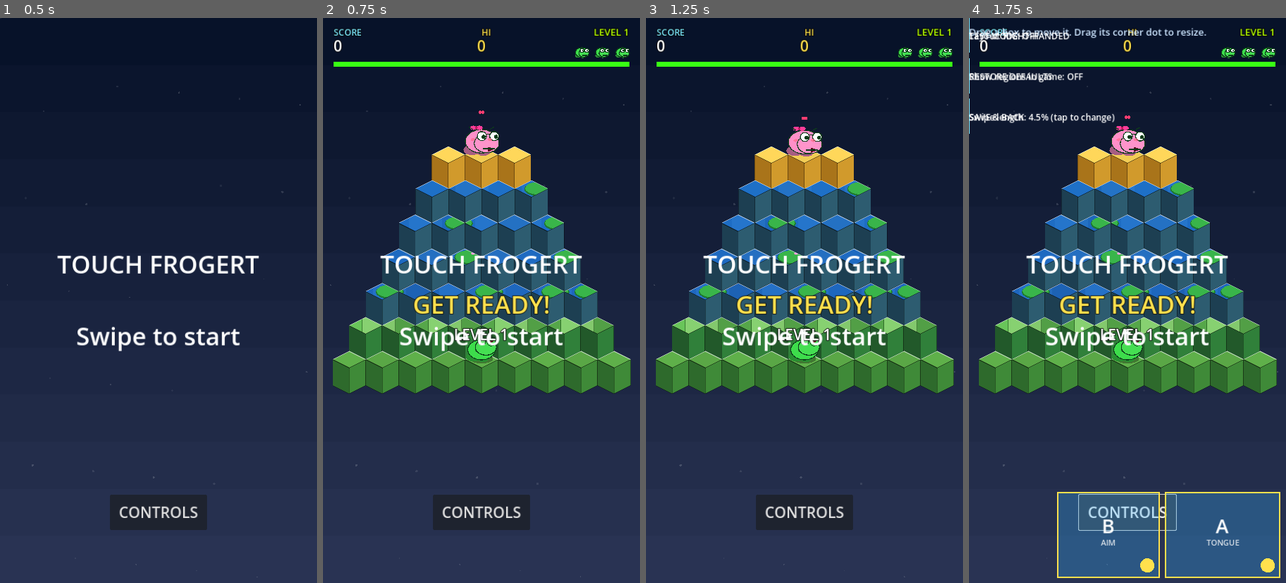
Above: before the commit, frames 1-4 (left to right).
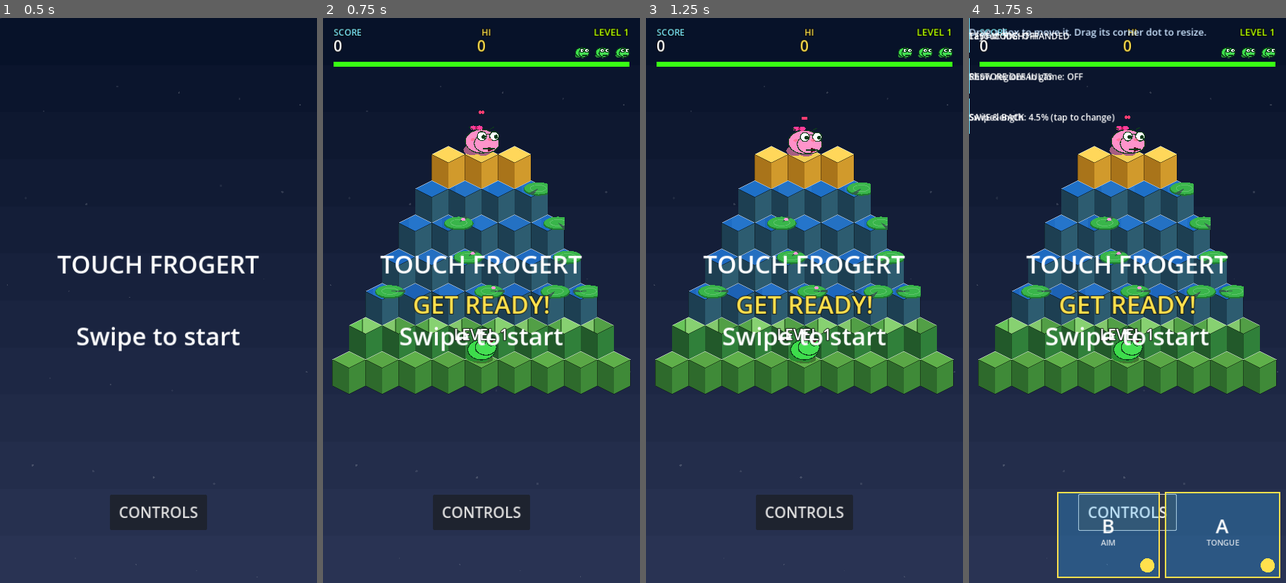
Above: after the commit, the same moments.

Repository: mrmundysr-sudo/Touch_Frogert
Game: Godot game, scene res://main.tscn
Same seed, same stepped clock (60 frames per second), same inputs: the game is played once before the commit and once after it.
Inputs (mouse positions are in pixels of both pictures, inside the frame that each line leads up to):
- Up to frame 1 (0.5 s): no input
- Up to frame 2 (0.75 s): tap Enter at 0.5 s; move the mouse to (551, 272) at 0.52 s; hold Right from 0.53 s (still down); tap J at 0.6 s; click (551, 272) at 0.67 s
- Up to frame 3 (1.25 s): keep holding Right; tap Space at 0.77, 1.07 s; tap Shift at 0.8 s
- Up to frame 4 (1.75 s): release Right at 1.25 s; click "CONTROLS" at 1.25 s

Frame 1 is identical in both runs. In frame 2, 1.6% of the frame differs, in the area x 2-98%, y 22-67%; in frame 3, 1.6%; in frame 4, 1.6%.

Commit message:
Render prototype: whole-object pad overlay on stationary cubes, retained static cube layer, optional water bridge/film/bake flags, perf counters, visual-vs-collision consistency checker, ride/edge demo scenarios
Co-Authored-By: Claude Sonnet 5.5 <noreply@anthropic.com>
Claude-Session: https://claude.ai/code/session_01QMpCngC1dE9SoGKSci5fmG

Diff:
--- a/main.gd
+++ b/main.gd
@@ -57,6 +57,14 @@
 	var args := OS.get_cmdline_user_args()
 	if "--level" in args:
 		start_level_arg = int(args[args.find("--level") + 1])
+	if "--pad-mode" in args:
+		view.pad_mode = str(args[args.find("--pad-mode") + 1])
+	if "--bridge" in args:
+		view.water_bridge = true
+	if "--bake" in args:
+		view.bake_static = true
+	if "--no-cache" in args:
+		view.cache_static = false
 	if "--sprites" in args:
 		view.show_sprites = true
 	if "--labels" in args:
@@ -64,6 +72,11 @@
 		view.show_row_numbers = true
 	if "--demo" in args:
 		demo = DemoLevel.new()
+		var di := args.find("--demo")
+		if di + 1 < args.size() and not str(args[di + 1]).begins_with("--"):
+			match str(args[di + 1]):
+				"ride": demo.steps = DemoLevel.SCRIPT_RIDE
+				"edge": demo.steps = DemoLevel.SCRIPT_EDGE
 		new_game(DemoLevel.make())
 	elif "--autoplay" in args:
 		autoplay = true
@@ -141,6 +154,10 @@
 			break
 	view.update(delta)
 
+func _exit_tree() -> void:
+	if "--perf" in OS.get_cmdline_user_args() and view != null:
+		print("PERF[", view.pad_mode, "/", "cache" if view.cache_static else "nocache", "] ", view.perf_report())
+
 func _handle_events() -> void:
 	for ev in sim.events:
 		view.on_event(ev)
--- a/src/sim/demo_level.gd
+++ b/src/sim/demo_level.gd
@@ -35,8 +35,17 @@
 	["climb"], ["wait", 0.3], ["climb"], ["wait", 0.3], ["climb"], ["wait", 0.3],
 	["climb"], ["wait", 0.3], ["climb"], ["wait", 2.4],
 ]
+## Ride a lily pad across several cube seams (hop onto a river row, then stand still).
+const SCRIPT_RIDE := [
+	["wait", 1.0], ["climb"], ["wait", 0.5], ["climb"], ["wait", 4.5], ["climb"], ["wait", 3.0],
+]
+## Get carried off the pyramid edge by a conveyor and fall.
+const SCRIPT_EDGE := [
+	["wait", 1.0], ["climb"], ["wait", 9.0],
+]
 const CAPTIONS := {"up": "SWIPE UP  =  hop up-right", "right": "SWIPE RIGHT  =  hop down-right", "down": "SWIPE DOWN  =  hop down-left", "left": "SWIPE LEFT  =  hop up-left"}
 
+var steps: Array = SCRIPT
 var caption := ""
 var caption_dir := Vector2i.ZERO
 var caption_t := 0.0
@@ -62,9 +71,9 @@
 		var v: float = sim.board.speed[sim.frog_r]
 		caption = "RIDING THE CONVEYOR  %s" % ("-->" if v > 0.0 else "<--")
 		caption_dir = Vector2i(1 if v > 0.0 else -1, 0)
-	if sim.mode != sim.Mode.PLAY or idx >= SCRIPT.size():
+	if sim.mode != sim.Mode.PLAY or idx >= steps.size():
 		return
-	var step_: Array = SCRIPT[idx]
+	var step_: Array = steps[idx]
 	if step_[0] == "wait":
 		wait_left += 1.0 / 60.0
 		if wait_left >= float(step_[1]):
--- a/src/view/art.gd
+++ b/src/view/art.gd
@@ -247,8 +247,8 @@
 static func pad_on_top(ci: CanvasItem, c: Vector2, W: float, k: int, wobble: float, time: float, sink: bool) -> void:
 	var off := Vector2(sin(time * 30.0) * wobble * 2.5, 0.0)
 	var q := c + off + Vector2(0, -1)
-	var rx := W * 0.38
-	var ry := W * 0.17
+	var rx := W * 0.45          # pad width: 90% of its conveyor slot, so pads stay distinct yet "on the pad" ~= "inside the slot"
+	var ry := W * 0.2
 	ell(ci, q + Vector2(0, 2), rx, ry, C_PAD_D, 20)
 	ell(ci, q, rx * 0.94, ry * 0.9, C_PAD if not sink else Color("2fa26b"), 20)
 	var ang := float((k * 37) % 6) * 1.0472
--- a/src/view/game_view.gd
+++ b/src/view/game_view.gd
@@ -28,13 +28,37 @@
 var font: Font
 var row_ctls: Array = []
 var overlay: Node2D
+var cubes_layer: Node2D
+var surface_layer: Node2D
+var rims_layer: Node2D
 var built_rows := -1
-
+var static_key := ""
+var dia_cache := {}
+## render prototype switches:  pad_mode = clip (old: pads cut into cube tops) | whole (full objects) | film (whole + water film under)
+var pad_mode := "whole"
+var water_bridge := false
+var cache_static := true
+var bake_static := false           # render the stationary cubes/rims ONCE into textures (one quad each per frame)
+var bake_vps: Array = []
+var bake_sprites: Array = []
+var perf := {"surf": 0, "obj": 0, "ovl": 0, "cubes": 0, "frames": 0, "clips": 0}
+
+## Per-row control: draws the objects riding that row (pads, stone blocks, flies), clipped to the row's extent.
 class RowCtl extends Control:
 	var gv
 	var r := 0
 	func _draw() -> void:
-		gv.draw_row(self, r)
+		gv.draw_objects(self, r)
+
+## Whole-pyramid layers. "cubes" and "rims" are STATIC (retained: drawn once, redrawn only on layout/level change).
+class LayerNode extends Node2D:
+	var gv
+	var which := ""
+	func _draw() -> void:
+		match which:
+			"cubes": gv.draw_cubes(self)
+			"surface": gv.draw_surfaces(self)
+			"rims": gv.draw_rims(self)
 
 class Overlay extends Node2D:
 	var gv
@@ -52,8 +76,23 @@
 	for c in row_ctls:
 		c.queue_free()
 	row_ctls.clear()
-	if overlay.get_parent() != null:
-		remove_child(overlay)
+	for nd in [cubes_layer, surface_layer, rims_layer, overlay] + bake_sprites:
+		if nd != null and nd.get_parent() != null:
+			remove_child(nd)
+	if cubes_layer == null:
+		cubes_layer = LayerNode.new(); cubes_layer.gv = self; cubes_layer.which = "cubes"
+		surface_layer = LayerNode.new(); surface_layer.gv = self; surface_layer.which = "surface"
+		rims_layer = LayerNode.new(); rims_layer.gv = self; rims_layer.which = "rims"
+	# paint order: all cube bodies, then the moving surface, then cube rims, then objects riding the rows, then the frog/HUD overlay
+	if bake_static:
+		_make_baked()
+		add_child(bake_sprites[0])
+		add_child(surface_layer)
+		add_child(bake_sprites[1])
+	else:
+		add_child(cubes_layer)
+		add_child(surface_layer)
+		add_child(rims_layer)
 	for r in sim.board.n:
 		var c := RowCtl.new()
 		c.gv = self
@@ -64,6 +103,24 @@
 		row_ctls.append(c)
 	add_child(overlay)
 	built_rows = sim.board.n
+	static_key = ""
+
+func _make_baked() -> void:
+	if not bake_vps.is_empty():
+		return
+	for i in 2:
+		var vp := SubViewport.new()
+		vp.transparent_bg = true
+		vp.disable_3d = true
+		vp.render_target_update_mode = SubViewport.UPDATE_ONCE
+		var layer: Node2D = cubes_layer if i == 0 else rims_layer
+		vp.add_child(layer)
+		add_child(vp)
+		var sp := Sprite2D.new()
+		sp.centered = false
+		sp.texture = vp.get_texture()
+		bake_vps.append(vp)
+		bake_sprites.append(sp)
 
 func layout() -> void:
 	vsize = get_viewport_rect().size
@@ -76,6 +133,16 @@
 	y_top = 150.0 + above + maxf(0.0, (vsize.y - 150.0 - above - 260.0 - total) * 0.35)
 	cx = vsize.x * 0.5
 	_ensure_rows()
+	var key := "%d|%.2f|%.1f|%.1f|%s|%s" % [n, W, cx, y_top, str(sim.level.get("seed", 0)), str(sim.level.get("attempt", 0))]
+	if key != static_key:
+		static_key = key
+		dia_cache.clear()
+		cubes_layer.queue_redraw()
+		rims_layer.queue_redraw()
+		if bake_static:
+			for vp in bake_vps:
+				vp.size = Vector2i(int(vsize.x), int(vsize.y))
+				vp.render_target_update_mode = SubViewport.UPDATE_ONCE
 	for r in n:
 		var c: Control = row_ctls[r]
 		var w := float(sim.board.w[r])
@@ -146,7 +213,12 @@
 		position = Vector2(randf_range(-1, 1), randf_range(-1, 1)) * shake * 14.0 if shake > 0.0 else Vector2.ZERO
 		for c in row_ctls:
 			c.queue_redraw()
+		surface_layer.queue_redraw()
 		overlay.queue_redraw()
+		if not cache_static:
+			cubes_layer.queue_redraw()
+			rims_layer.queue_redraw()
+		perf["frames"] += 1
 	queue_redraw()
 
 # ------------------------------------------------------------------ drawing: backdrop (this node)
@@ -187,7 +259,7 @@
 
 ## Fill `poly` (a convex region in row-local px) clipped to the moving surface's cube tops.
 ## `dia` = cached diamond polygons per cube. Returns the clipped pieces so callers can add shading.
-func _fill_on_tops(ci: Control, dia: Array, poly: PackedVector2Array, xa: float, xb: float, col: Color, w: int) -> Array:
+func _fill_on_tops(ci: CanvasItem, dia: Array, poly: PackedVector2Array, xa: float, xb: float, col: Color, w: int) -> Array:
 	var pieces: Array = []
 	var c0 := maxi(0, int(floor(xa)))
 	var c1 := mini(w - 1, int(floor(xb - 0.0001)))
@@ -210,30 +282,59 @@
 		pts.append(c + Vector2(cos(a) * rx, sin(a) * ry))
 	return pts
 
-func draw_row(ci: Control, r: int) -> void:
+func _kind(r: int) -> String:
 	var b := sim.board
-	var w: int = b.w[r]
-	var is_start := r == b.n - 1
-	var is_top := r == 0
-	var kind: String = "start" if is_start else ("summit" if is_top else String(sim.level["rows"][r].get("kind", "ground")))
-	var pal := _palette(r, kind)
-	var org := ci.position
-	var y0 := y_top + r * P - org.y                     # local y of this row's top-face centres
+	if r == b.n - 1:
+		return "start"
+	if r == 0:
+		return "summit"
+	return String(sim.level["rows"][r].get("kind", "ground"))
+
+func _dia(w: int) -> Array:
+	if dia_cache.has(w):
+		return dia_cache[w]
 	var qb := W * 0.25
-	var moving: bool = not (is_start or is_top)
-	# ---- 1. permanent structure: fixed cubes (never move, never wrap)
-	var dia: Array = []
+	var out: Array = []
 	for c in w:
-		var cc := Vector2((float(c) + 0.5) * W, y0)
-		var shade := 1.0 if (c % 2 == 0) else 0.95
-		Art.cube(ci, cc, W, Hs, (pal[0] as Color) * Color(shade, shade, shade, 1.0), pal[1], pal[2])
-		dia.append(PackedVector2Array([cc + Vector2(0, -qb), cc + Vector2(W * 0.5, 0), cc + Vector2(0, qb), cc + Vector2(-W * 0.5, 0)]))
-	# ---- 2. moving playable surface, flush with the cube tops and clipped to them
-	var raw := b.raw(r, sim.t)
-	var objs: Array = []
-	if moving:
+		var cc := Vector2((float(c) + 0.5) * W, 0.0)
+		out.append(PackedVector2Array([cc + Vector2(0, -qb), cc + Vector2(W * 0.5, 0), cc + Vector2(0, qb), cc + Vector2(-W * 0.5, 0)]))
+	dia_cache[w] = out
+	return out
+
+## STATIC: the permanent pyramid bodies (never move, never wrap). Retained: redrawn only on layout/level change.
+func draw_cubes(ci: Node2D) -> void:
+	var t0 := Time.get_ticks_usec()
+	var b := sim.board
+	for r in b.n:
+		var w: int = b.w[r]
+		var pal := _palette(r, _kind(r))
+		var ox := cx - float(w) * W * 0.5
+		for c in w:
+			var shade := 1.0 if (c % 2 == 0) else 0.95
+			Art.cube(ci, Vector2(ox + (float(c) + 0.5) * W, y_top + r * P), W, Hs, (pal[0] as Color) * Color(shade, shade, shade, 1.0), pal[1], pal[2])
+	perf["cubes"] += Time.get_ticks_usec() - t0
+
+func draw_rims(ci: Node2D) -> void:
+	var b := sim.board
+	for r in b.n:
+		var w: int = b.w[r]
+		var ox := cx - float(w) * W * 0.5
+		for c in w:
+			Art.cube_rim(ci, Vector2(ox + (float(c) + 0.5) * W, y_top + r * P), W)
+
+## DYNAMIC: the moving surface texture (water gaps, ripples, ground stripes), clipped to the fixed cube tops.
+func draw_surfaces(ci: Node2D) -> void:
+	var t0 := Time.get_ticks_usec()
+	var b := sim.board
+	var qb := W * 0.25
+	for r in range(1, b.n - 1):
+		var w: int = b.w[r]
+		var kind := _kind(r)
+		var river := kind == "river"
+		var dia := _dia(w)
+		ci.draw_set_transform(Vector2(cx - float(w) * W * 0.5, y_top + r * P), 0.0, Vector2.ONE)
+		var raw := b.raw(r, sim.t)
 		var Lr: int = b.L[r]
-		var river := kind == "river"
 		for k in Lr:
 			var xl := fposmod(float(k) + 0.5 + raw, float(Lr))
 			if xl < -0.5 or xl > float(w) + 0.5:
@@ -242,74 +343,102 @@
 			var xb := minf(xl + 0.5, float(w))
 			if xb - xa < 0.01:
 				continue
-			var base: int = b.slots[r][k]
 			var cont := b.content(r, k, sim.t)
-			var slab := _slab_poly(xa, xb, y0)
+			var slab := _slab_poly(xa, xb, 0.0)
 			if river:
-				# whole row is a pool; the surface layer is a scrolling ripple band + floating pads
 				if k % 2 == 0:
 					_fill_on_tops(ci, dia, slab, xa, xb, Color(WATER_RIP.r, WATER_RIP.g, WATER_RIP.b, 0.22), w)
-				if cont != Board.WATER:
-					var wob := b.sink_warning(r, k, sim.t)
-					var sunk := 1.0 if (base == Board.SINK and wob > 0.0) else 0.0
-					var pc := Vector2(xl * W + (sin(time * 30.0) * wob * 2.0), y0 - 1.0 + wob * W * 0.05)
-					var rx := W * (0.4 - 0.08 * wob)
-					var ry := W * (0.19 - 0.04 * wob)
-					var ring := _ellipse_poly(pc + Vector2(0, 2), rx + 2.0, ry + 1.5)
-					var body := _ellipse_poly(pc, rx, ry)
-					var padc := Color("39b54a") if base != Board.SINK else Color("2fa26b")
-					for c in range(maxi(0, int(floor(xl - 0.5))), mini(w - 1, int(floor(xl + 0.5))) + 1):
-						for piece in Geometry2D.intersect_polygons(dia[c], ring):
-							if piece.size() >= 3 and _area(piece) > 1.0:
-								ci.draw_colored_polygon(piece, Color("1f7a31"))
-						for piece in Geometry2D.intersect_polygons(dia[c], body):
-							if piece.size() >= 3 and _area(piece) > 1.0:
-								ci.draw_colored_polygon(piece, padc.lerp(Color("e8c23a"), wob * 0.6))
-					if k % 5 == 0 and base != Board.SINK:
-						var fl := _ellipse_poly(pc + Vector2(rx * 0.35, -ry * 0.5), W * 0.06, W * 0.04, 8)
-						var cf := clampi(int(floor(xl + 0.35)), 0, w - 1)
-						for piece in Geometry2D.intersect_polygons(dia[cf], fl):
-							if piece.size() >= 3 and _area(piece) > 0.5:
-								ci.draw_colored_polygon(piece, Color(1, 0.6, 0.85))
+				if pad_mode == "clip" and cont != Board.WATER:
+					_clipped_pad(ci, dia, r, k, xl, w)
 			else:
-				# ground row: green top; water gaps are bevelled blue slabs
 				if cont == Board.WATER:
 					var pieces := _fill_on_tops(ci, dia, slab, xa, xb, WATER_TOP, w)
 					for piece in pieces:
-						# recess illusion: dark shadow under the back rim + a light lip on the front rim
 						var sh_poly := PackedVector2Array()
 						for v in piece:
 							sh_poly.append(v + Vector2(0, W * 0.16))
 						for sp in Geometry2D.clip_polygons(piece, sh_poly):
 							if sp.size() >= 3 and _area(sp) > 1.0:
 								ci.draw_colored_polygon(sp, Color(0.0, 0.05, 0.25, 0.6))
-					# bevelled walls at the slab ends (vertical lines through the diamond)
+					if water_bridge:
+						# fill the notches above/below every cube seam inside the gap so the water stays ONE connected piece
+						for sv in range(maxi(1, int(ceil(xa - 0.0001))), mini(w - 1, int(floor(xb + 0.0001))) + 1):
+							var vx := float(sv) * W
+							var up := PackedVector2Array([Vector2(vx - W * 0.5, -qb), Vector2(vx, 0), Vector2(vx + W * 0.5, -qb)])
+							var dn := PackedVector2Array([Vector2(vx - W * 0.5, qb), Vector2(vx, 0), Vector2(vx + W * 0.5, qb)])
+							for tri in [up, dn]:
+								for piece in Geometry2D.intersect_polygons(tri, slab):
+									if piece.size() >= 3 and _area(piece) > 1.0:
+										ci.draw_colored_polygon(piece, Color(WATER_TOP.r, WATER_TOP.g, WATER_TOP.b, 0.92))
 					for ex in [xl - 0.5, xl + 0.5]:
 						if ex > 0.0 and ex < float(w):
 							var cidx := clampi(int(floor(ex)), 0, w - 1)
-							var cx_ := (float(cidx) + 0.5) * W
-							var hh := qb * (1.0 - absf(ex * W - cx_) / (W * 0.5))
+							var hh := qb * (1.0 - absf(ex * W - (float(cidx) + 0.5) * W) / (W * 0.5))
 							if hh > 2.0:
-								ci.draw_line(Vector2(ex * W, y0 - hh), Vector2(ex * W, y0 + hh), Color(0.02, 0.1, 0.3, 0.9), 3.0)
-								ci.draw_line(Vector2(ex * W + 2, y0 - hh), Vector2(ex * W + 2, y0 + hh), Color(1, 1, 1, 0.18), 1.5)
+								ci.draw_line(Vector2(ex * W, -hh), Vector2(ex * W, hh), Color(0.02, 0.1, 0.3, 0.9), 3.0)
+								ci.draw_line(Vector2(ex * W + 2, -hh), Vector2(ex * W + 2, hh), Color(1, 1, 1, 0.18), 1.5)
 				else:
 					if k % 2 == 0:
 						_fill_on_tops(ci, dia, slab, xa, xb, Color(1, 1, 0.8, 0.20), w)
 					else:
 						_fill_on_tops(ci, dia, slab, xa, xb, Color(0, 0.12, 0, 0.18), w)
-					# conveyor segment seam (vertical line through the diamond the seam is currently over)
 					var sx_ := xl - 0.5
 					if sx_ > 0.02 and sx_ < float(w) - 0.02:
 						var ci_ := clampi(int(floor(sx_)), 0, w - 1)
 						var hh2 := qb * (1.0 - absf(sx_ * W - (float(ci_) + 0.5) * W) / (W * 0.5))
 						if hh2 > 2.0:
-							ci.draw_line(Vector2(sx_ * W, y0 - hh2), Vector2(sx_ * W, y0 + hh2), Color(0, 0.15, 0, 0.45), 2.0)
-				if base == Board.BARRIER:
-					objs.append([xl, "stone", k])
-	# ---- 3. cube rims on top of the surface keep every cube individually readable
-	for c in w:
-		Art.cube_rim(ci, Vector2((float(c) + 0.5) * W, y0), W)
-	# ---- 4. objects riding the surface (stone blocks, flies) -- clipped to the row's extent by the row control
+							ci.draw_line(Vector2(sx_ * W, -hh2), Vector2(sx_ * W, hh2), Color(0, 0.15, 0, 0.45), 2.0)
+	ci.draw_set_transform(Vector2.ZERO, 0.0, Vector2.ONE)
+	perf["surf"] += Time.get_ticks_usec() - t0
+
+## OLD behaviour (pad_mode == "clip"), kept for before/after comparison: a pad cut into the diamonds it overlaps.
+func _clipped_pad(ci: Node2D, dia: Array, r: int, k: int, xl: float, w: int) -> void:
+	var b := sim.board
+	var base: int = b.slots[r][k]
+	var wob := b.sink_warning(r, k, sim.t)
+	var pc := Vector2(xl * W + (sin(time * 30.0) * wob * 2.0), -1.0 + wob * W * 0.05)
+	var rx := W * (0.4 - 0.08 * wob)
+	var ry := W * (0.19 - 0.04 * wob)
+	var ring := _ellipse_poly(pc + Vector2(0, 2), rx + 2.0, ry + 1.5)
+	var body := _ellipse_poly(pc, rx, ry)
+	var padc := Color("39b54a") if base != Board.SINK else Color("2fa26b")
+	for c in range(maxi(0, int(floor(xl - 0.5))), mini(w - 1, int(floor(xl + 0.5))) + 1):
+		perf["clips"] += 2
+		for piece in Geometry2D.intersect_polygons(dia[c], ring):
+			if piece.size() >= 3 and _area(piece) > 1.0:
+				ci.draw_colored_polygon(piece, Color("1f7a31"))
+		for piece in Geometry2D.intersect_polygons(dia[c], body):
+			if piece.size() >= 3 and _area(piece) > 1.0:
+				ci.draw_colored_polygon(piece, padc.lerp(Color("e8c23a"), wob * 0.6))
+
+## DYNAMIC: objects riding the row. Pads are drawn WHOLE here (never cut into cube tops); the row control
+## clips only at the pyramid's side edges so nothing hangs in empty space or pops when it wraps.
+func draw_objects(ci: Control, r: int) -> void:
+	var t0 := Time.get_ticks_usec()
+	var b := sim.board
+	if r == 0 or r == b.n - 1:
+		return
+	var w: int = b.w[r]
+	var kind := _kind(r)
+	var raw := b.raw(r, sim.t)
+	var y0 := y_top + r * P - ci.position.y
+	var objs: Array = []
+	if pad_mode != "clip" and kind == "river":
+		for k in int(b.L[r]):
+			var base: int = b.slots[r][k]
+			if base != Board.PAD and base != Board.SINK:
+				continue
+			if b.content(r, k, sim.t) == Board.WATER:
+				continue
+			var xl := fposmod(float(k) + 0.5 + raw, float(b.L[r]))
+			if xl < -0.6 or xl > float(w) + 0.6:
+				continue
+			objs.append([xl, "pad", k])
+	for k in int(b.L[r]):
+		if int(b.slots[r][k]) == Board.BARRIER:
+			var xs := fposmod(float(k) + 0.5 + raw, float(b.L[r]))
+			if xs > -0.6 and xs < float(w) + 0.6:
+				objs.append([xs, "stone", k])
 	for fi in b.flies.size():
 		var f: Dictionary = b.flies[fi]
 		if int(f["r"]) == r and b.fly_state(fi, sim.t) != Board.NO_FLY:
@@ -319,18 +448,32 @@
 		var xo: float = o[0]
 		if xo < -0.6 or xo > float(w) + 0.6:
 			continue
-		if o[1] == "stone":
-			Art.stone_block(ci, Vector2(xo * W, y0), W)
-		else:
-			var fi2: int = o[2]
-			var fp := Vector2(xo * W, y0 - W * 0.42 + sin(time * 6.0 + float(fi2)) * 3.0)
-			Art.draw_fly(ci, fp, W * 0.5, b.fly_state(fi2, sim.t), b.fly_progress(fi2, sim.t), time, float(fi2))
+		match o[1]:
+			"pad":
+				var k2: int = o[2]
+				var wob := b.sink_warning(r, k2, sim.t)
+				var cc := Vector2(xo * W, y0 + wob * W * 0.05)
+				if pad_mode == "film":
+					Art.ell(ci, cc + Vector2(0, 1), W * 0.62, W * 0.27, Color(WATER_TOP.r, WATER_TOP.g, WATER_TOP.b, 0.95), 20)
+				Art.pad_on_top(ci, cc, W, k2, wob, time, int(b.slots[r][k2]) == Board.SINK)
+			"stone":
+				Art.stone_block(ci, Vector2(xo * W, y0), W)
+			_:
+				var fi2: int = o[2]
+				var fp := Vector2(xo * W, y0 - W * 0.42 + sin(time * 6.0 + float(fi2)) * 3.0)
+				Art.draw_fly(ci, fp, W * 0.5, b.fly_state(fi2, sim.t), b.fly_progress(fi2, sim.t), time, float(fi2))
 	if show_row_numbers:
 		ci.draw_string(font, Vector2(2, y0 + 6), "R%d" % (r + 1), HORIZONTAL_ALIGNMENT_LEFT, -1, 20, Color(1, 1, 0.3))
+	perf["obj"] += Time.get_ticks_usec() - t0
+
+func perf_report() -> String:
+	var f := maxi(1, int(perf["frames"]))
+	return "perf over %d frames: surfaces %.2f ms/frame, objects %.2f ms/frame, static cubes %.2f ms total (%d redraws est), overlay %.2f ms/frame, polygon clips for pads %.1f/frame" % [f, float(perf["surf"]) / 1000.0 / f, float(perf["obj"]) / 1000.0 / f, float(perf["cubes"]) / 1000.0, 1, float(perf["ovl"]) / 1000.0 / f, float(perf["clips"]) / f]
 
 # ------------------------------------------------------------------ drawing: overlay (frog, effects, HUD)
 
 func draw_overlay(ci: Node2D) -> void:
+	var t0 := Time.get_ticks_usec()
 	var p := spos(0.0, 0.0)
 	var u := W * 0.52
 	if sim.mode == SimC.Mode.WIN:
@@ -354,6 +497,7 @@
 	if show_sprites:
 		_sprite_sheet(ci)
 	_hud(ci)
+	perf["ovl"] += Time.get_ticks_usec() - t0
 
 func _sprite_sheet(ci: Node2D) -> void:
 	ci.draw_rect(Rect2(Vector2.ZERO, vsize), Color(0.02, 0.05, 0.12, 0.96))
--- /dev/null
+++ b/tools/bots/visual_consistency.gd
@@ -0,0 +1,85 @@
+extends SceneTree
+## Does what the player SEES agree with what the simulation DECIDES?  Samples bot play on every level.
+## Usage: godot --headless --path . -s res://tools/bots/visual_consistency.gd -- <first> <last> <episodes>
+const Tuning = preload("res://src/sim/tuning.gd")
+const SimC = preload("res://src/sim/sim.gd")
+const Session = preload("res://src/sim/session.gd")
+const LevelGen = preload("res://src/sim/level_gen.gd")
+const Board = preload("res://src/sim/board.gd")
+const Bot = preload("res://src/sim/bot.gd")
+
+func _init() -> void:
+	var a := OS.get_cmdline_user_args()
+	var first := int(a[0]) if a.size() > 0 else 1
+	var last := int(a[1]) if a.size() > 1 else 12
+	var eps := int(a[2]) if a.size() > 2 else 4
+	var tun := Tuning.make()
+	var st := {"stand": 0, "river_stand": 0, "river_overhang_water": 0, "ground_stand": 0, "ground_at_seam": 0,
+		"land": 0, "land_river": 0, "land_edge015": 0, "land_old_pad_mismatch": 0, "land_new_pad_mismatch": 0, "land_overhang_water": 0, "land_seam_ground": 0, "land_ground": 0}
+	for lv in range(first, last + 1):
+		var lvl := LevelGen.for_game(tun, lv)
+		for prof in ["average", "mistake", "skilled"]:
+			for e in eps:
+				var sess := Session.make(tun)
+				var sim := SimC.new(tun, sess)
+				sim.log_enabled = false
+				sim.start_level(lv, 0, lvl)
+				var bot := Bot.new(prof, 500 + e * 31 + lv)
+				var frames := 0
+				while not sim.finished_win and not sim.finished_over and frames < 60 * 90:
+					bot.act(sim)
+					sim.step(1.0 / 60.0)
+					for ev in sim.events:
+						if ev[0] == "restart":
+							bot.reset_for_new_attempt()
+						if ev[0] == "land" and sim.mode == SimC.Mode.PLAY:
+							_sample(sim, lvl, st, true)
+					sim.events.clear()
+					if sim.mode == SimC.Mode.PLAY and not sim.hopping and frames % 6 == 0:
+						_sample(sim, lvl, st, false)
+					frames += 1
+	var pct := func(n, d): return 100.0 * float(n) / maxf(1.0, float(d))
+	print("== standing samples: %d" % st["stand"])
+	print("  river rows: %d samples; body overhangs WATER (safe by centre point but part of the frog is over water): %.1f%%" % [st["river_stand"], pct.call(st["river_overhang_water"], st["river_stand"])])
+	print("  ground rows: %d samples; feet within 0.12 cube of a seam (standing on the corner where two tops meet): %.1f%%" % [st["ground_stand"], pct.call(st["ground_at_seam"], st["ground_stand"])])
+	print("== landings: %d" % st["land"])
+	print("  on river rows: %d; centre within 0.15 slot of the pad edge: %.1f%%; body overhangs water: %.1f%%" % [st["land_river"], pct.call(st["land_edge015"], st["land_river"]), pct.call(st["land_overhang_water"], st["land_river"])])
+	print("  would look like 'landed in water but safe' with the OLD narrow pad (rx 0.38): %.1f%%   with the new pad (rx 0.45): %.1f%%" % [pct.call(st["land_old_pad_mismatch"], st["land_river"]), pct.call(st["land_new_pad_mismatch"], st["land_river"])])
+	print("  on ground rows: %d; landed within 0.12 of a seam: %.1f%%" % [st["land_ground"], pct.call(st["land_seam_ground"], st["land_ground"])])
+	quit()
+
+func _sample(sim, lvl: Dictionary, st: Dictionary, landing: bool) -> void:
+	var b: Board = sim.board
+	var r: int = sim.frog_r
+	if r <= 0 or r >= b.n - 1:
+		return
+	var kind: String = String(lvl["rows"][r].get("kind", "ground"))
+	var rel: float = sim.frog_rel
+	var k := b.slot_of_rel(r, rel)
+	var fr := fposmod(rel, 1.0)
+	var d_edge := minf(fr, 1.0 - fr)
+	var toward := -1 if fr < 0.5 else 1
+	var nk := posmod(k + toward, int(b.L[r]))
+	var nbr_water: bool = b.slots[r][nk] == Board.WATER
+	var x := b.local_x(r, rel, sim.t)
+	var d_seam: float = absf(x - roundf(x))
+	var body_over := d_edge < 0.4          # frog body half-width ~0.4 cube
+	if landing:
+		st["land"] += 1
+		if kind == "river":
+			st["land_river"] += 1
+			if d_edge < 0.15: st["land_edge015"] += 1
+			if d_edge < 0.12: st["land_old_pad_mismatch"] += 1
+			if d_edge < 0.05: st["land_new_pad_mismatch"] += 1
+			if body_over and nbr_water: st["land_overhang_water"] += 1
+		else:
+			st["land_ground"] += 1
+			if d_seam < 0.12: st["land_seam_ground"] += 1
+	else:
+		st["stand"] += 1
+		if kind == "river":
+			st["river_stand"] += 1
+			if body_over and nbr_water: st["river_overhang_water"] += 1
+		else:
+			st["ground_stand"] += 1
+			if d_seam < 0.12: st["ground_at_seam"] += 1
